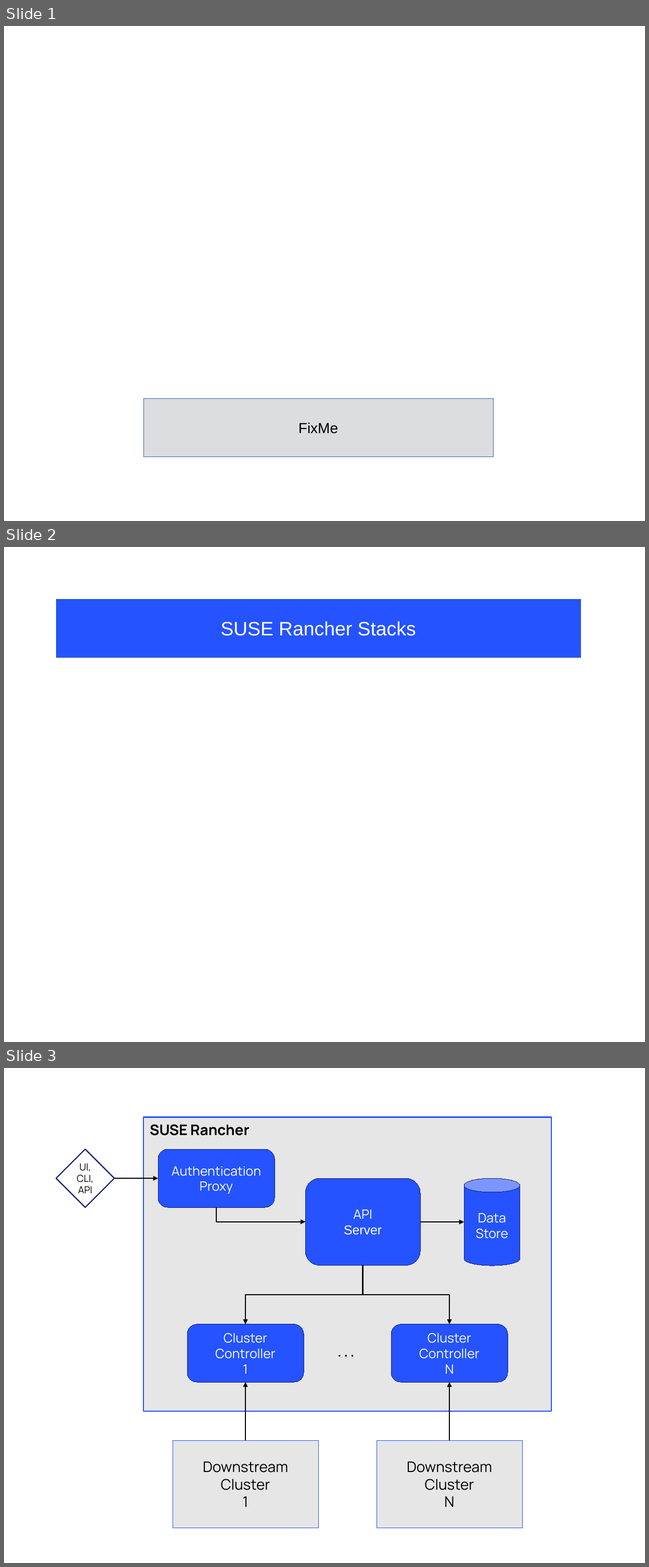
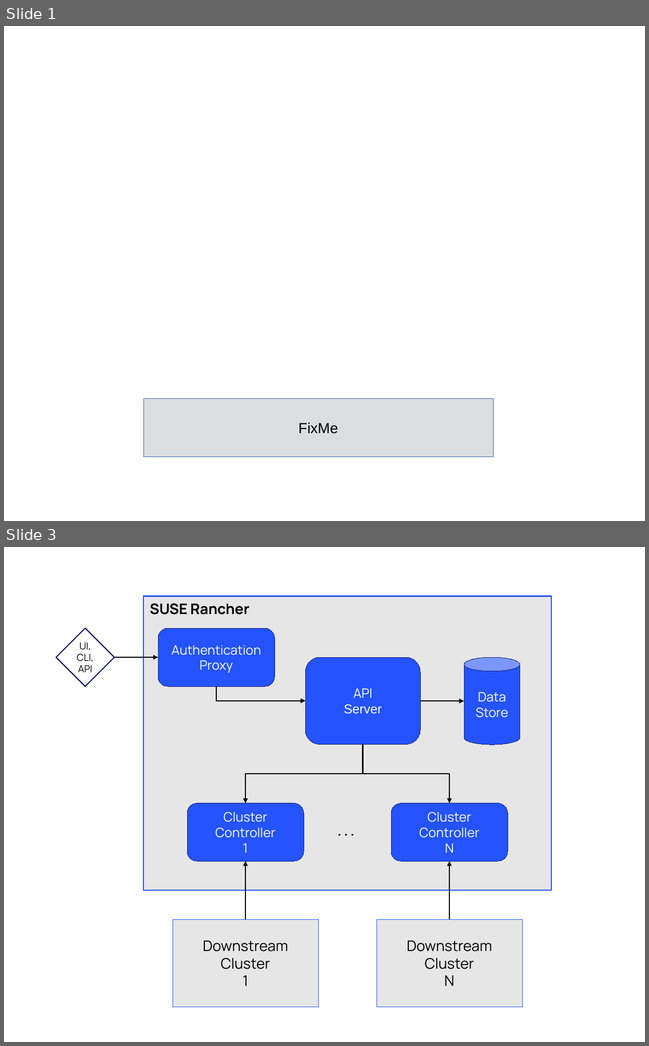
Before and after one commit to gogbac/RancherDocsRep1, a slide deck: media/src/Figure-Source.odp. Shown one above the other, each under a label of ours: slides 1, 2 and 3 before the commit, slides 1 and 3 after it; the slides between them are not shown. The pictures are 649x1567 and 649x1046 pixels, drawn with LibreOffice and Linux fonts; fonts in the diff are those of the drawing. Boxes give left, top, right and bottom in pixels: in the first picture for what was removed or moved away, otherwise in the second. Text is boxed around its words. In the diff, an @@ line names an element or a change of style, - is before the commit and + after.

```diff
--- a/media/src/Figure-Source.odp
+++ b/media/src/Figure-Source.odp
@@ slide 2 removed at box(4, 547, 645, 1042), background #FFFFFF @@
@@ rectangle removed at box(56, 599, 580, 657) @@
-SUSE Rancher Stacks
```
Also in this commit, not shown: 6 slides added, 3 other slides removed, 43 other files.
